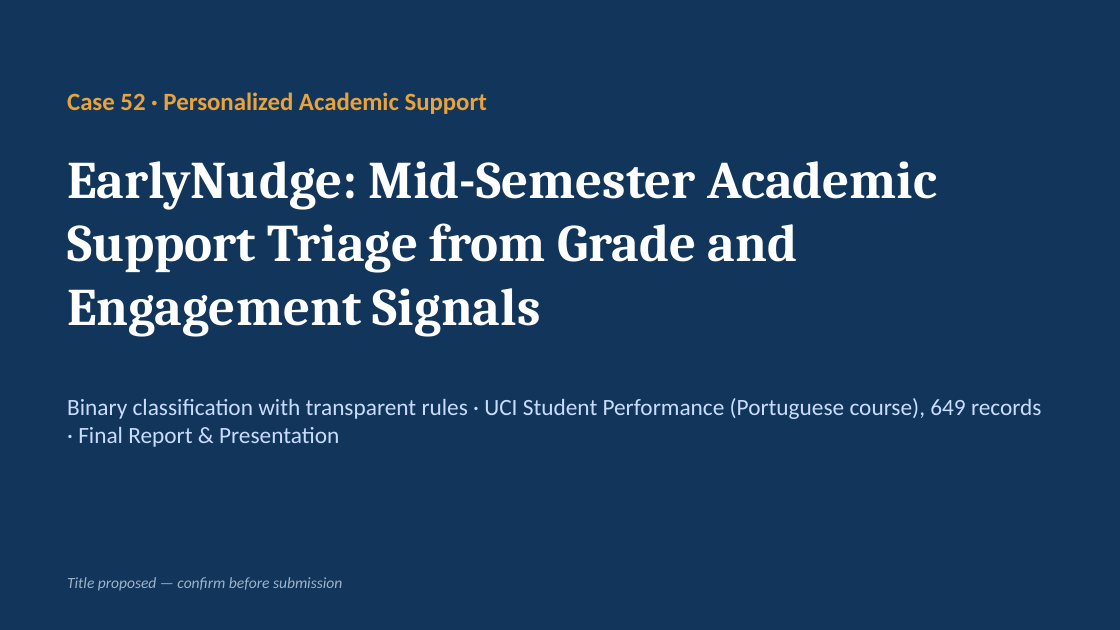
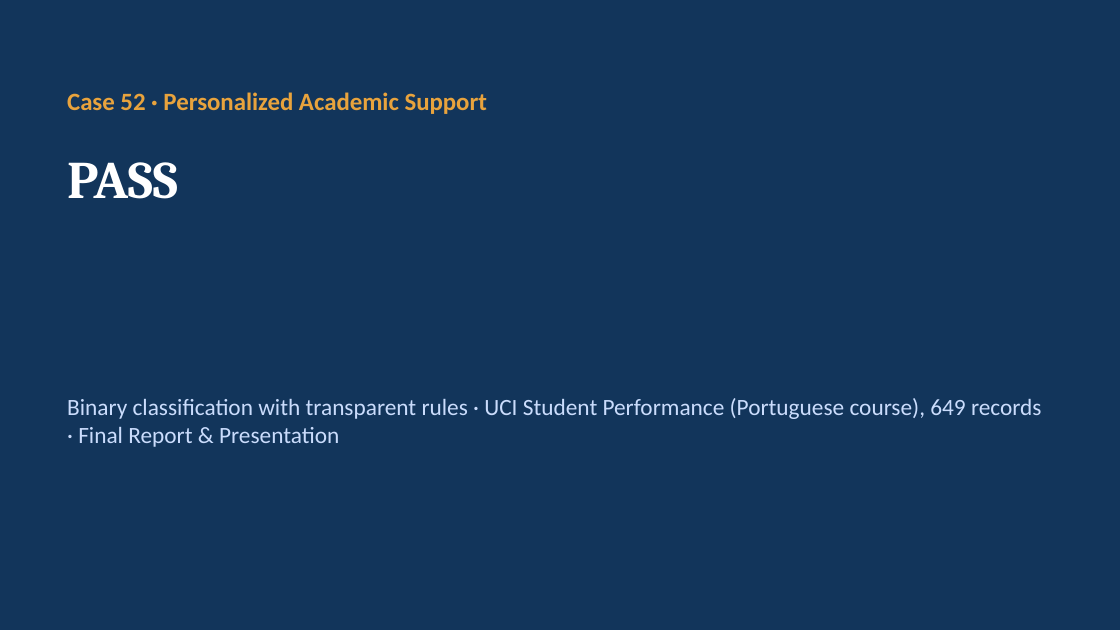
Before and after one commit to UtkarshSatav/Sem5-Sprint1, a slide deck: slide 1 of 02_Personalized-Academic-Support_Case-52/docs/Case52_Presentation.pptx. Drawn at 1120x630 pixels with LibreOffice and Linux fonts; fonts in the diff are those of the drawing. Boxes give left, top, right and bottom in pixels: in the first picture for what was removed or moved away, otherwise in the second. Text is boxed around its words. In the diff, an @@ line names an element or a change of style, - is before the commit and + after.

```diff
--- a/02_Personalized-Academic-Support_Case-52/docs/Case52_Presentation.pptx
+++ b/02_Personalized-Academic-Support_Case-52/docs/Case52_Presentation.pptx
@@ text at (67,162,178,199): text changed @@
-EarlyNudge: Mid-Semester Academic Support Triage from Grade and Engagement Signals
+PASS
@@ text removed at (67,577,342,591) @@
-Title proposed — confirm before submission
```
Also in this commit, not shown: 6 other files.
